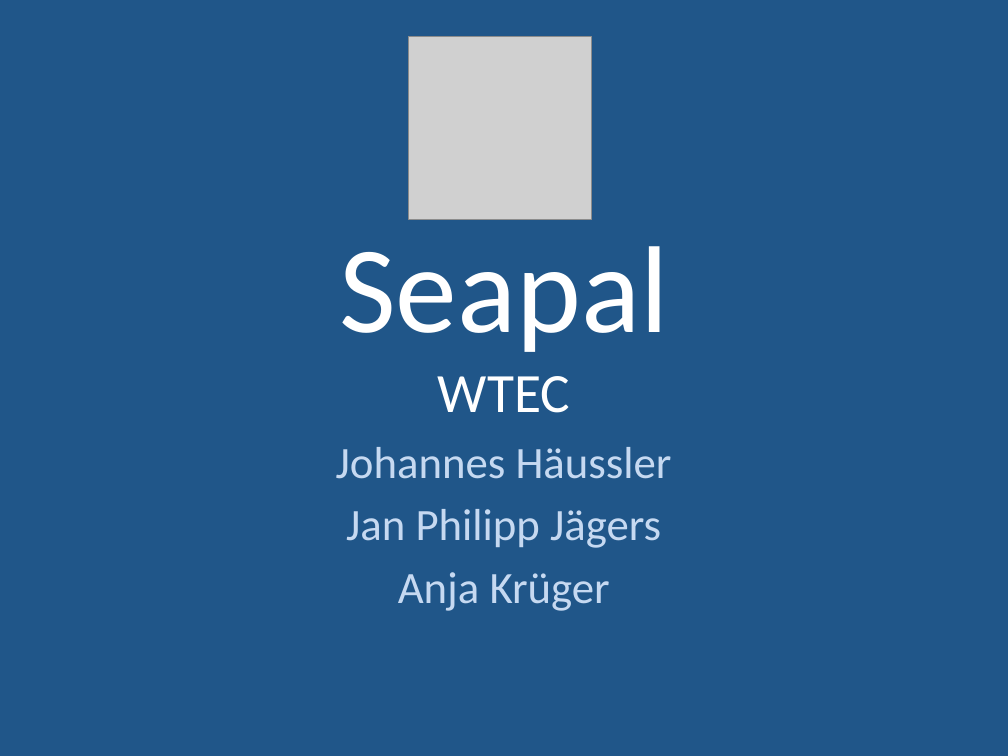
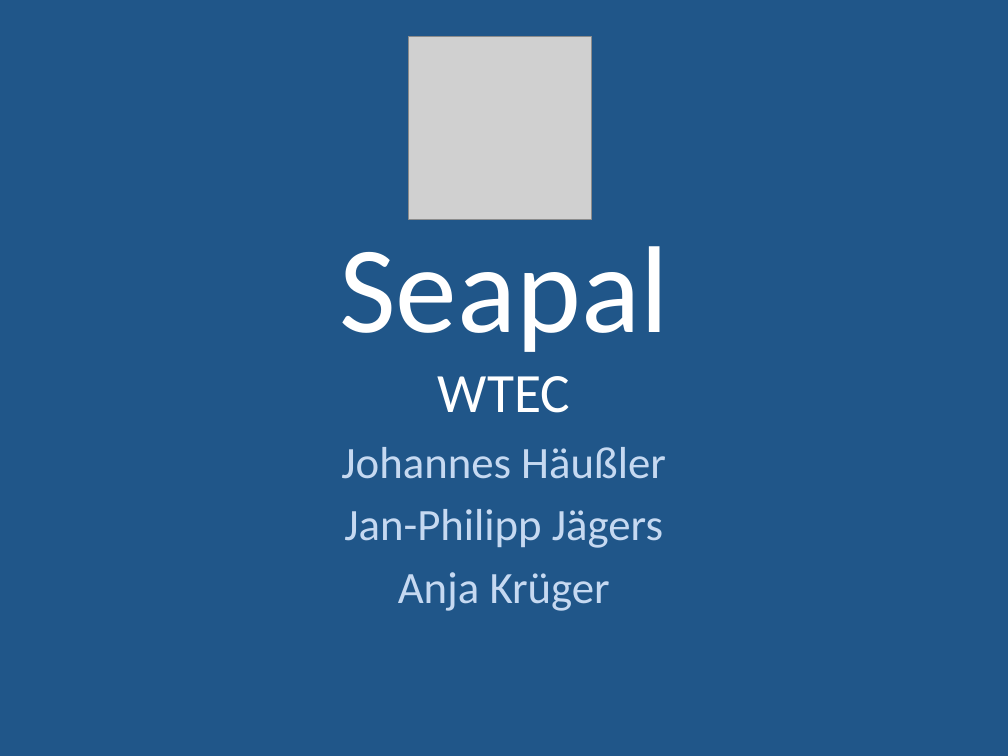
Before and after one commit to JoHae/htwg.seapal.akjjjh, a slide deck: slide 1 of docs/Seapal_Praesi.pptx. Drawn at 1008x756 pixels with LibreOffice and Linux fonts; fonts in the diff are those of the drawing; grey boxes stand for pictures. Boxes give left, top, right and bottom in pixels: in the first picture for what was removed or moved away, otherwise in the second. Text is boxed around its words. In the diff, an @@ line names an element or a change of style, - is before the commit and + after.

```diff
--- a/docs/Seapal_Praesi.pptx
+++ b/docs/Seapal_Praesi.pptx
@@ subtitle at (341, 447, 666, 548): text changed @@
-Johannes Häussler
-Jan Philipp Jägers
+Johannes Häußler
+Jan-Philipp Jägers
```
Also in this commit, not shown: 2 other slides changed, 4 slides added, 2 slides removed, 46 other files.
